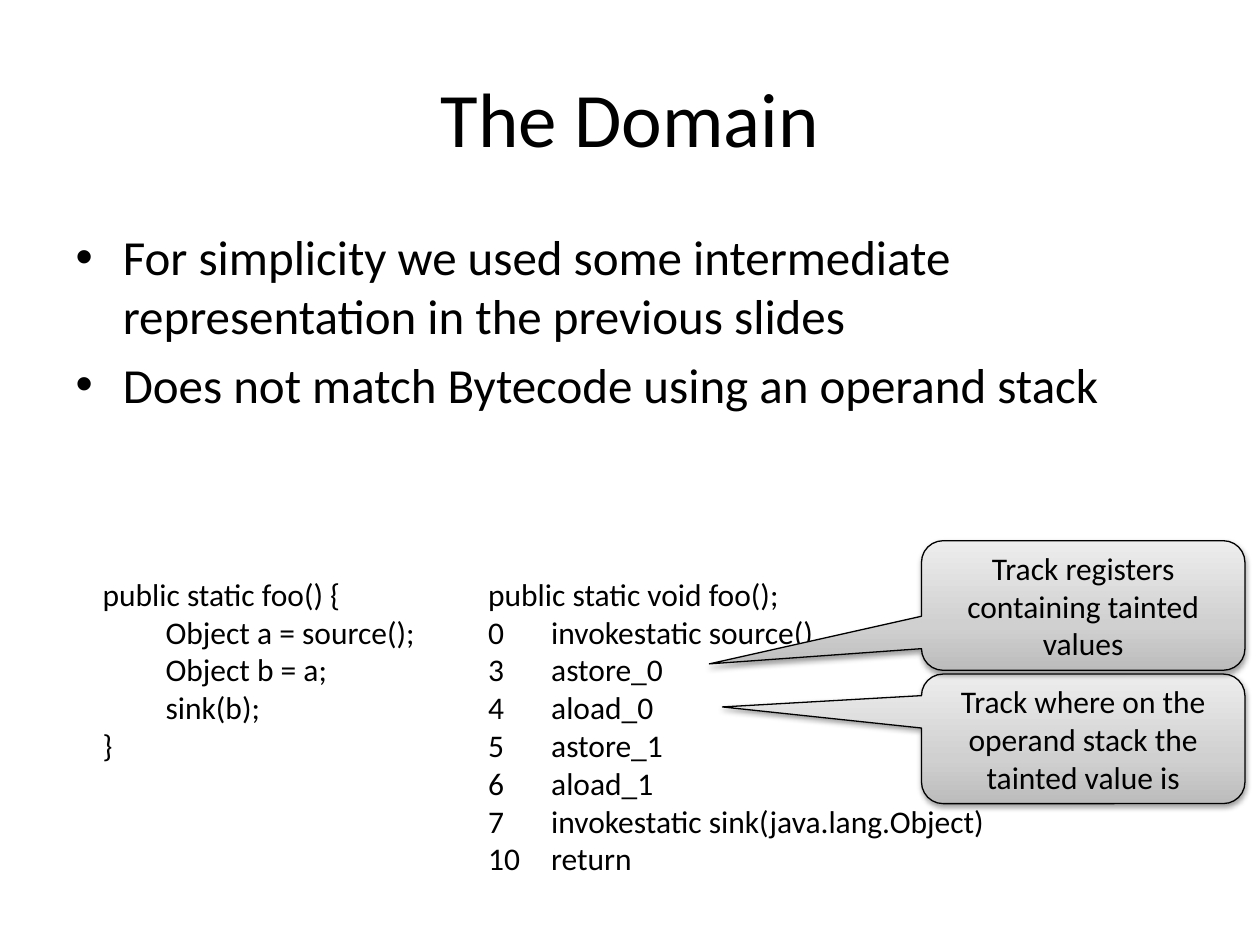
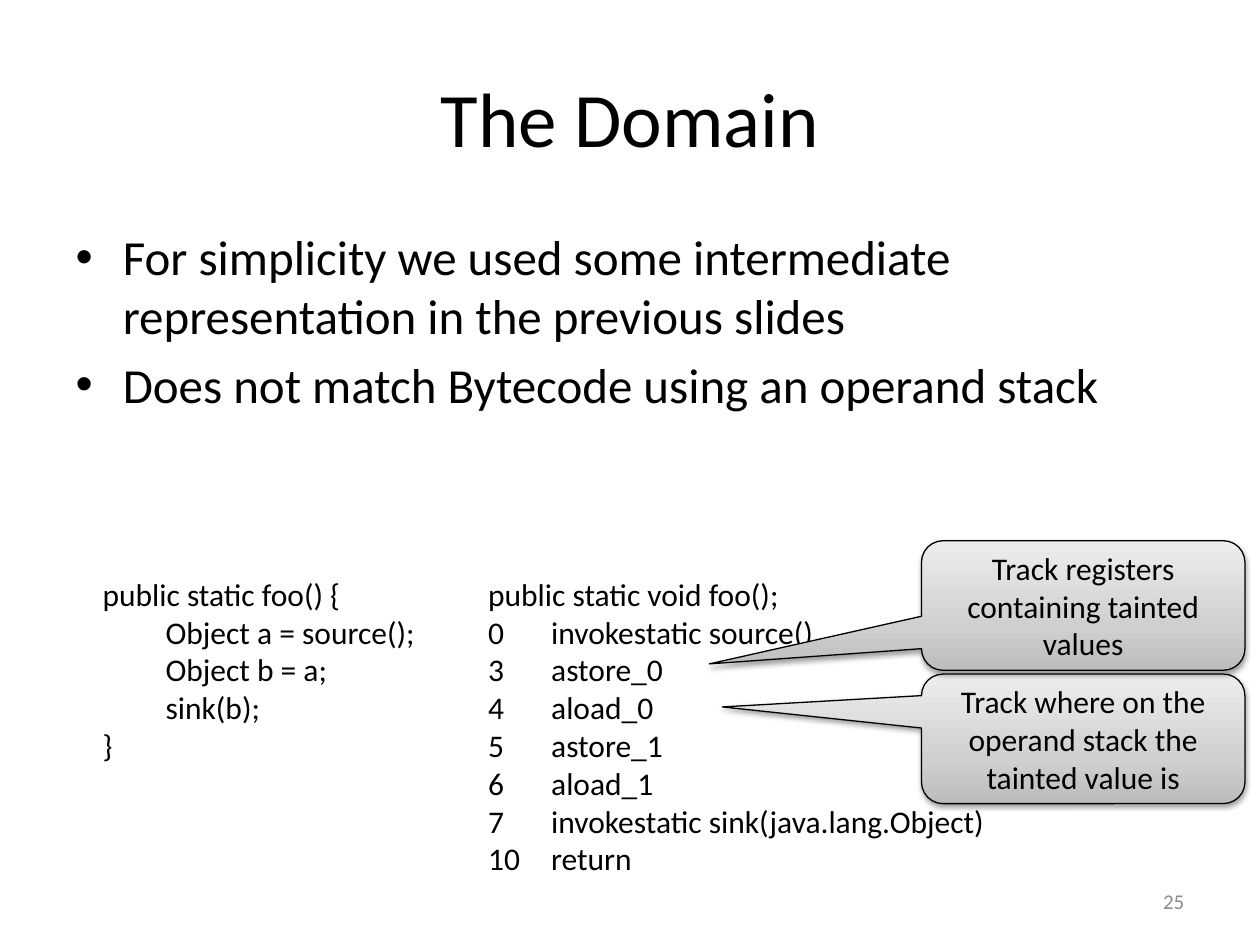
Before and after one commit to stg-tud/apsa, a slide deck: slide 25 of 2016/lecture/APSA-08-IFDS.pptx. Drawn at 1260x945 pixels with LibreOffice and Linux fonts; fonts in the diff are those of the drawing. Boxes give left, top, right and bottom in pixels: in the first picture for what was removed or moved away, otherwise in the second. Text is boxed around its words. In the diff, an @@ line names an element or a change of style, - is before the commit and + after.

```diff
--- a/2016/lecture/APSA-08-IFDS.pptx
+++ b/2016/lecture/APSA-08-IFDS.pptx
@@ page number added at box(1163, 895, 1184, 909), 12 pt, text #8C8C8C @@
+25
```
Also in this commit, not shown: 27 other slides changed, 1 other file.
